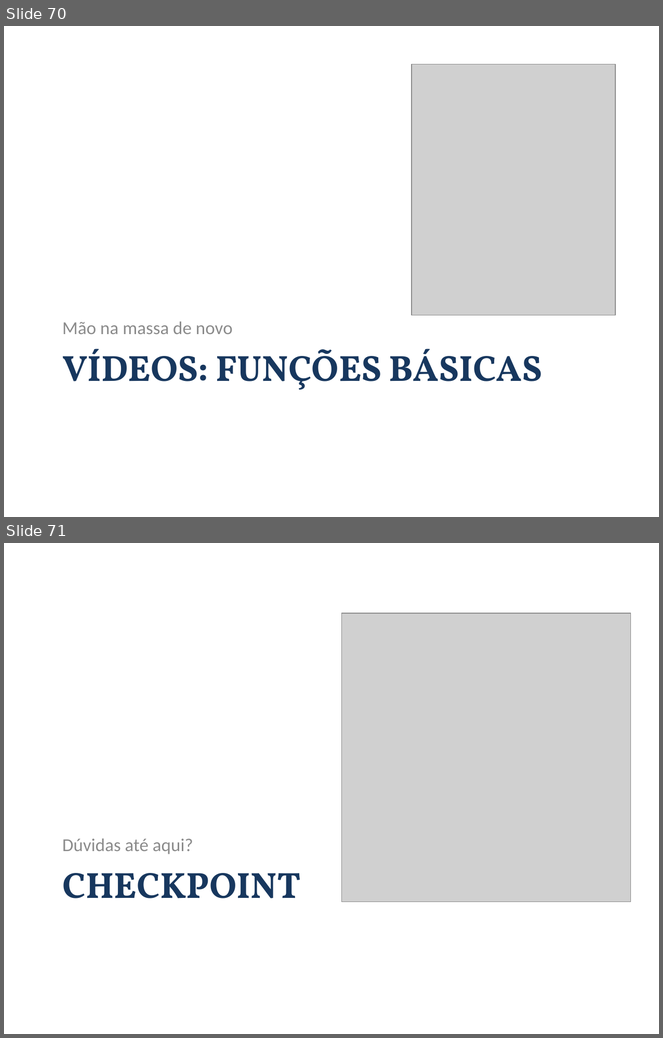
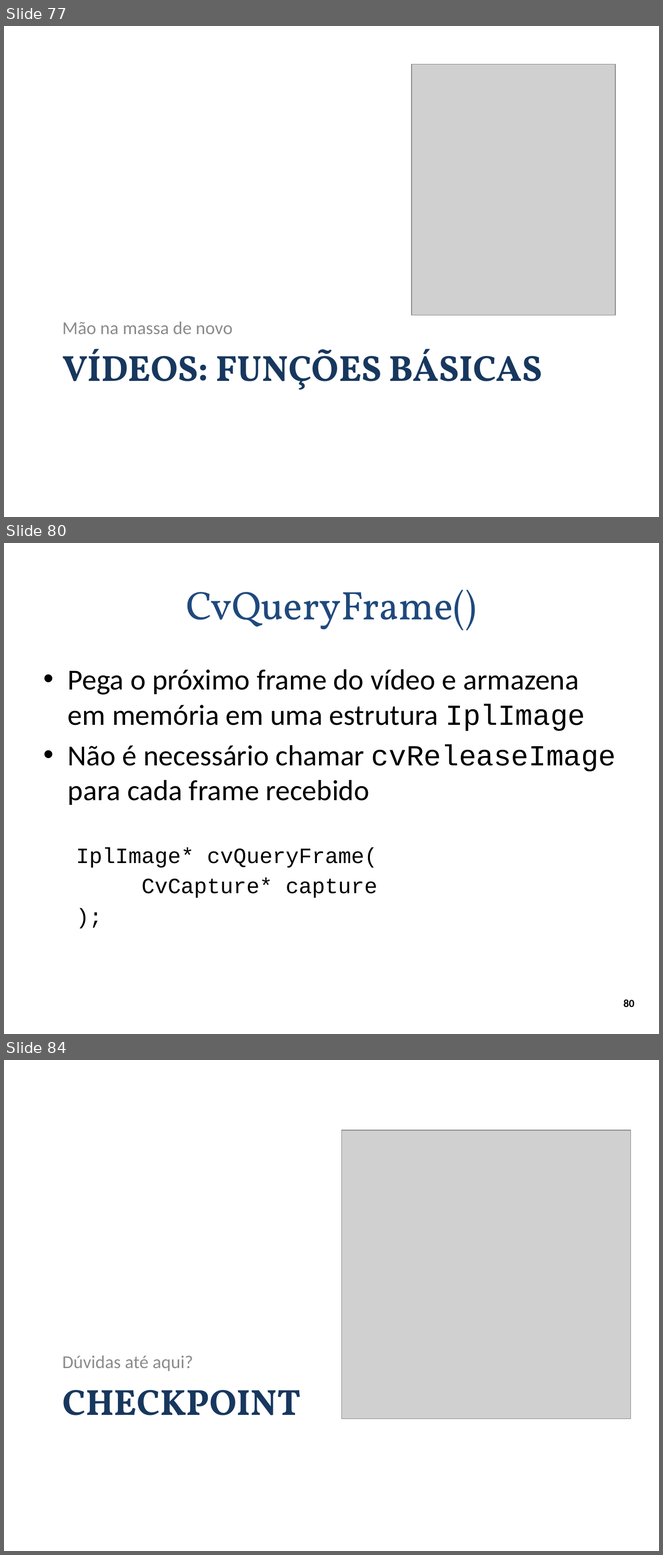
Before and after one commit to andrecurvello/tests-zingarelli, a slide deck: 1-Meus-Artigos/Minicurso-SemComp2011/minicurso-SemComp2011.pptx. Shown one above the other, each under a label of ours: slides 70 and 71 before the commit, slides 77, 80 and 84 after it; the slides between them are not shown. The pictures are 663x1038 and 663x1555 pixels, drawn with LibreOffice and Linux fonts; fonts in the diff are those of the drawing; grey boxes stand for pictures; background and template pictures are left out. Boxes give left, top, right and bottom in pixels: in the first picture for what was removed or moved away, otherwise in the second. Text is boxed around its words. In the diff, an @@ line names an element or a change of style, - is before the commit and + after.

Commit message:
SemComp2011 - primeira versão com a apresentação finalizada - programas para trabalhar com vídeo e criar vídeos/imagens anaglíficas

```diff
--- a/1-Meus-Artigos/Minicurso-SemComp2011/minicurso-SemComp2011.pptx
+++ b/1-Meus-Artigos/Minicurso-SemComp2011/minicurso-SemComp2011.pptx
@@ slide 80 added at [4,543,659,1034], background #FFFFFF @@
@@ title added at [186,590,477,630], 44 pt, text #1F497D @@
+CvQueryFrame()
@@ text added at [68,669,616,898], 32 pt, text #000000 @@
+• Pega o próximo frame do vídeo e armazena em memória em uma estrutura IplImage
+• Não é necessário chamar cvReleaseImage para cada frame recebido
+  IplImage* cvQueryFrame(
+  CvCapture* capture
+  );
@@ page number added at [624,1000,635,1007], 12 pt, text #000000, bold @@
+80
@@ what was slide 70 is now slide 77 @@
@@ what was slide 71 is now slide 84 @@
```
Also in this commit, not shown: 4 slides changed, 27 other slides added, 10 other files.
